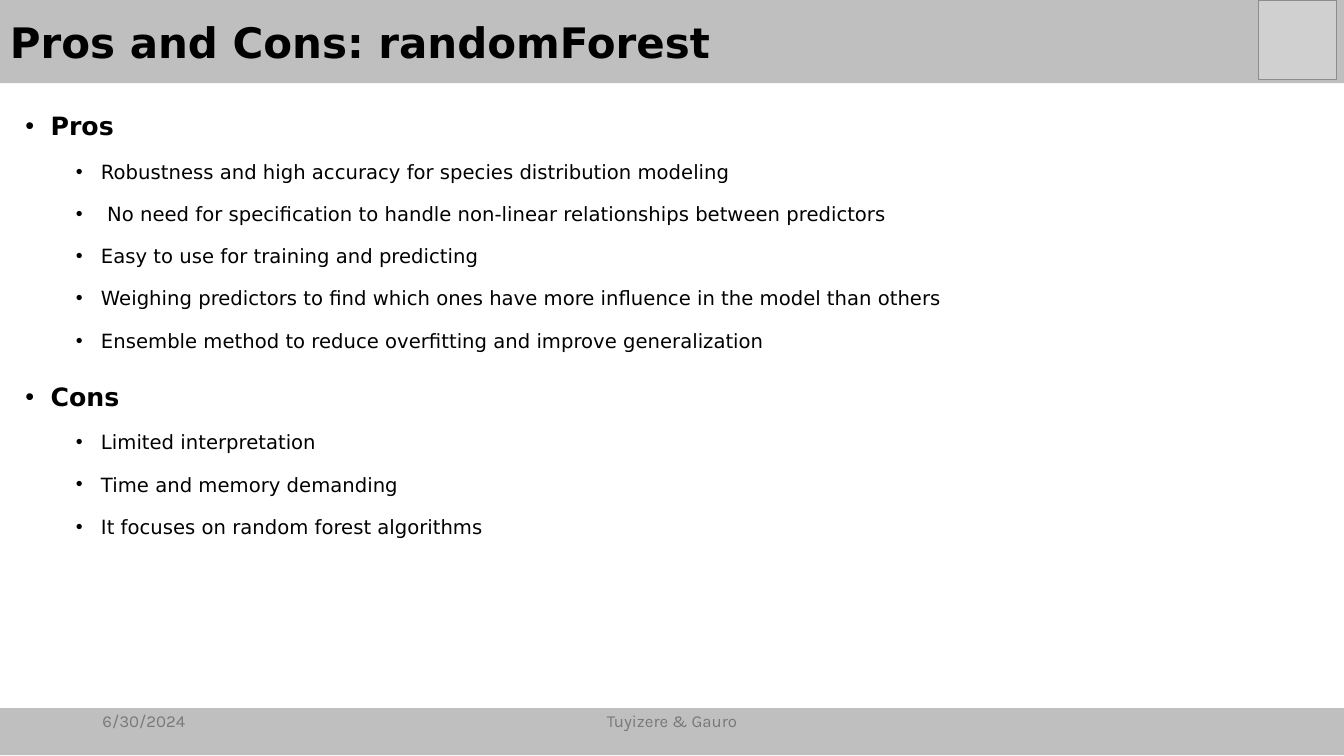
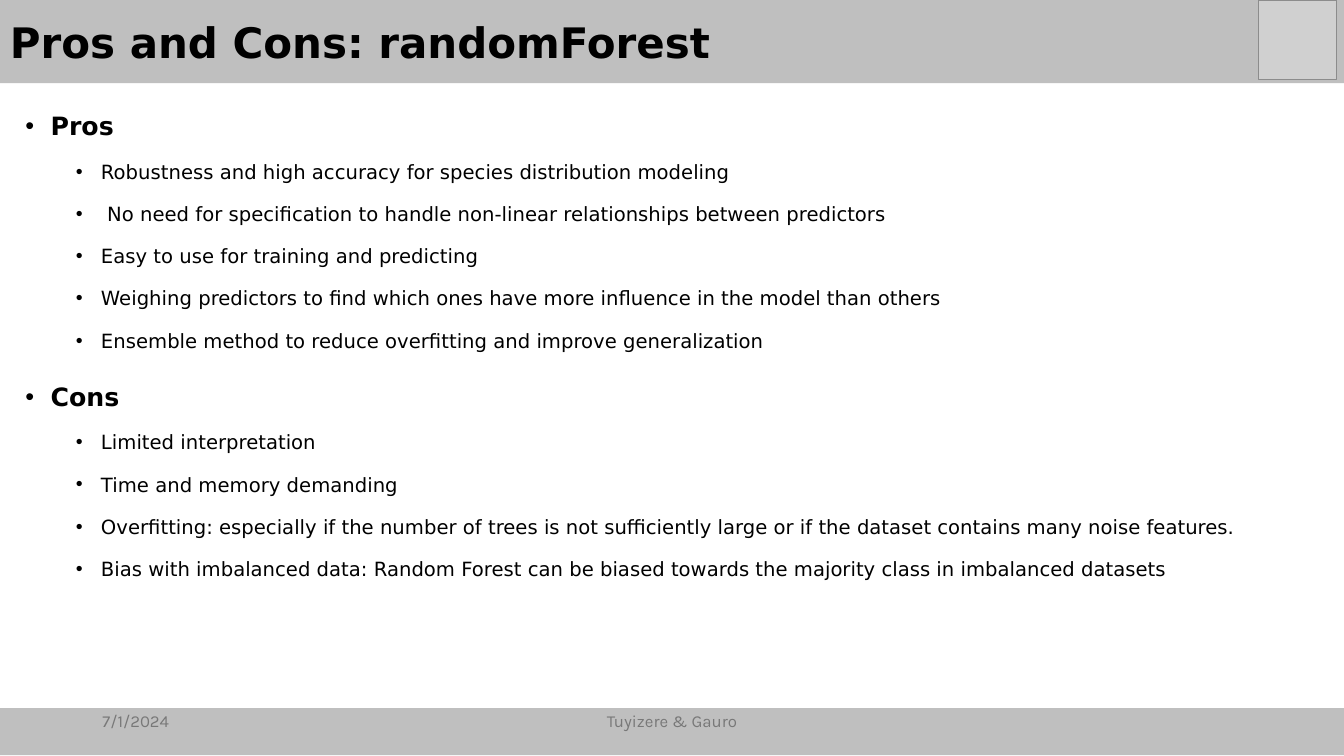
Before and after one commit to ReznaGauro/SDM_Panthera_tigris, a slide deck: slide 7 of Presentation/Panthera_tigris_modeling_in Nepal.pptm (slide 5 before the commit). Drawn at 1344x756 pixels with LibreOffice and Linux fonts; fonts in the diff are those of the drawing; grey boxes stand for pictures. Boxes give left, top, right and bottom in pixels: in the first picture for what was removed or moved away, otherwise in the second. Text is boxed around its words. In the diff, an @@ line names an element or a change of style, - is before the commit and + after.

```diff
--- a/Presentation/Panthera_tigris_modeling_in Nepal.pptm
+++ b/Presentation/Panthera_tigris_modeling_in Nepal.pptm
@@ text at (101,519,1234,580): text changed @@
-  • It focuses on random forest algorithms
+  • Overfitting: especially if the number of trees is not sufficiently large or if the dataset contains many noise features.
+  • Bias with imbalanced data: Random Forest can be biased towards the majority class in imbalanced datasets
@@ text at (102,715,169,728): text changed @@
-6/30/2024
+7/1/2024
```
Also in this commit, not shown: 4 other slides changed, 3 slides added, 1 slide removed, 1 other file.
